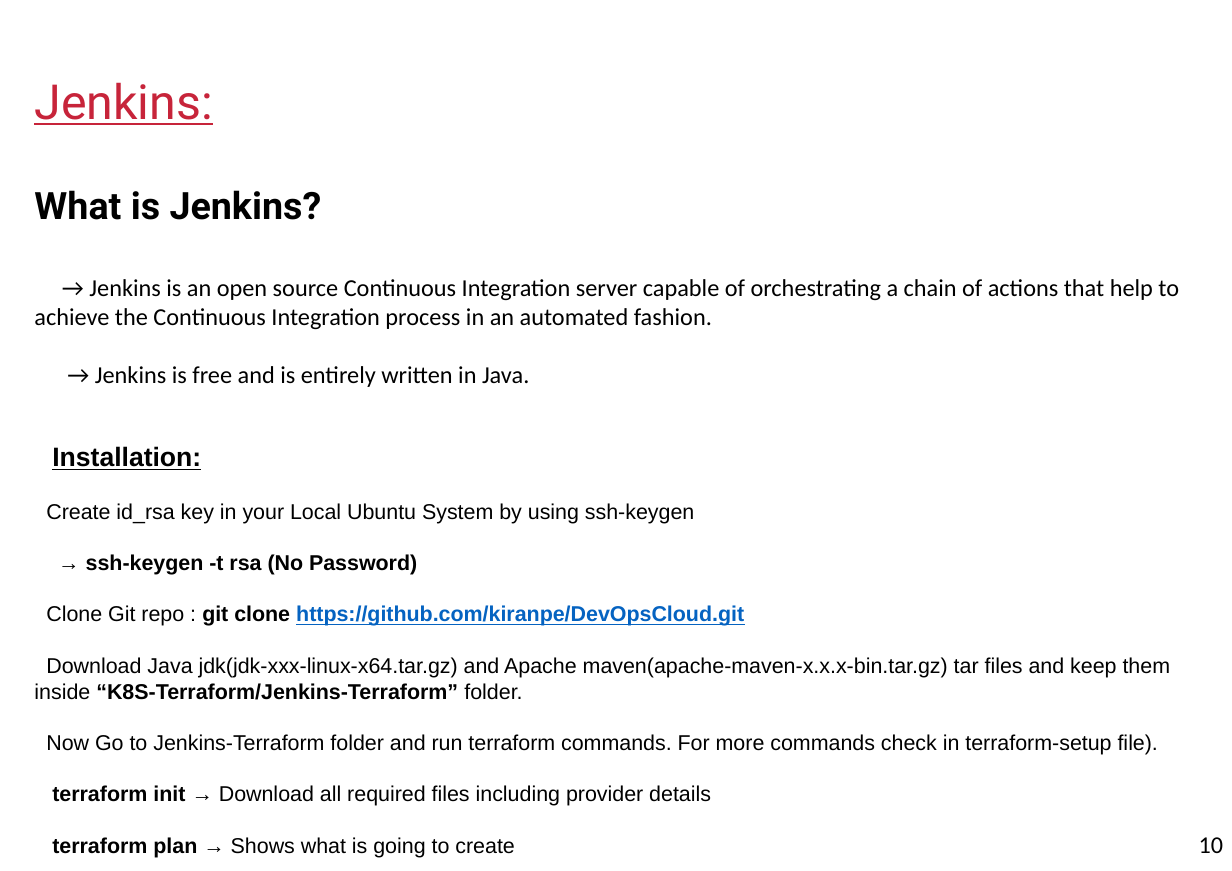
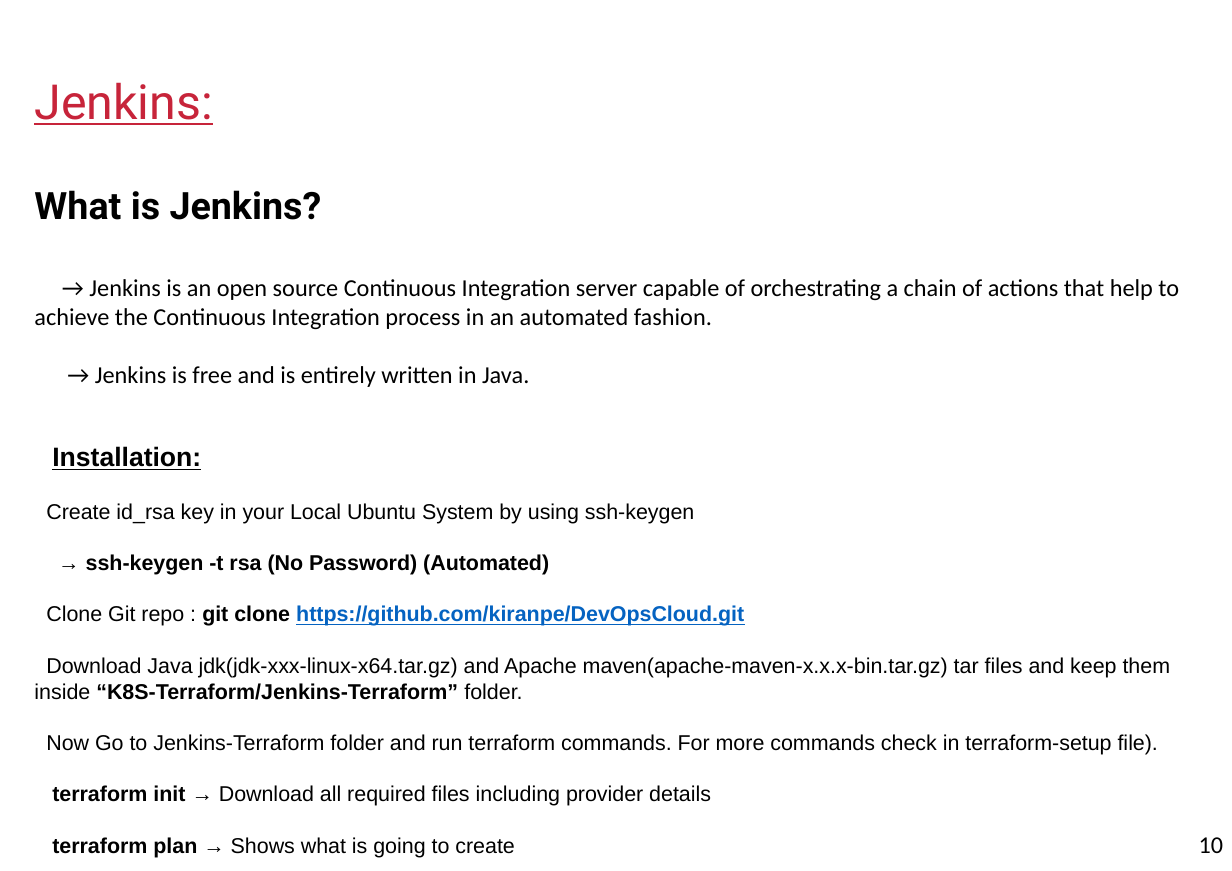
Before and after one commit to kiranpe/DevOpsCloud, a slide deck: slide 10 of DevOpsDoc.pptx. Drawn at 1232x871 pixels with LibreOffice and Linux fonts; fonts in the diff are those of the drawing; background and template pictures are left out. Boxes give left, top, right and bottom in pixels: in the first picture for what was removed or moved away, otherwise in the second. Text is boxed around its words. In the diff, an @@ line names an element or a change of style, - is before the commit and + after.

```diff
--- a/DevOpsDoc.pptx
+++ b/DevOpsDoc.pptx
@@ text at box(86, 554, 549, 575): text changed @@
-→ ssh-keygen -t rsa (No Password)
+→ ssh-keygen -t rsa (No Password) (Automated)
```
Also in this commit, not shown: 2 other slides changed, 1 slide added.
